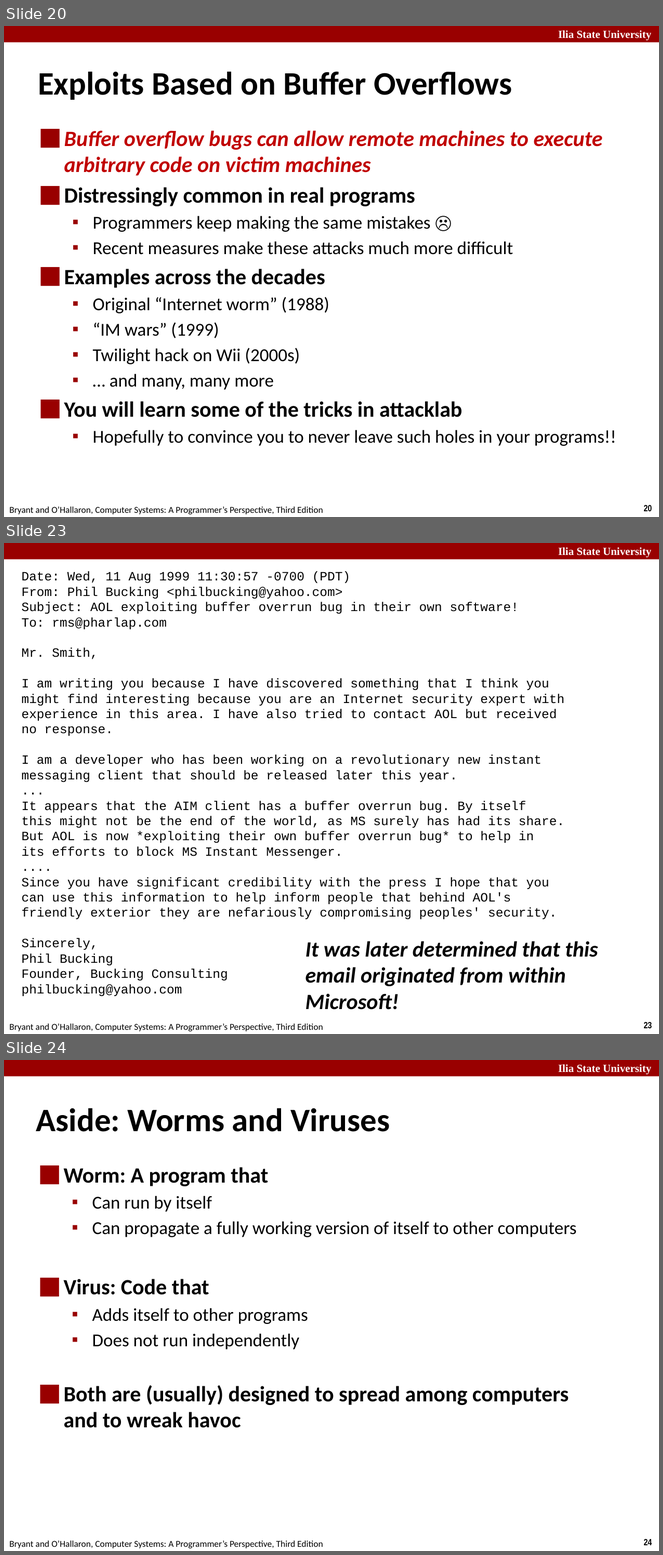
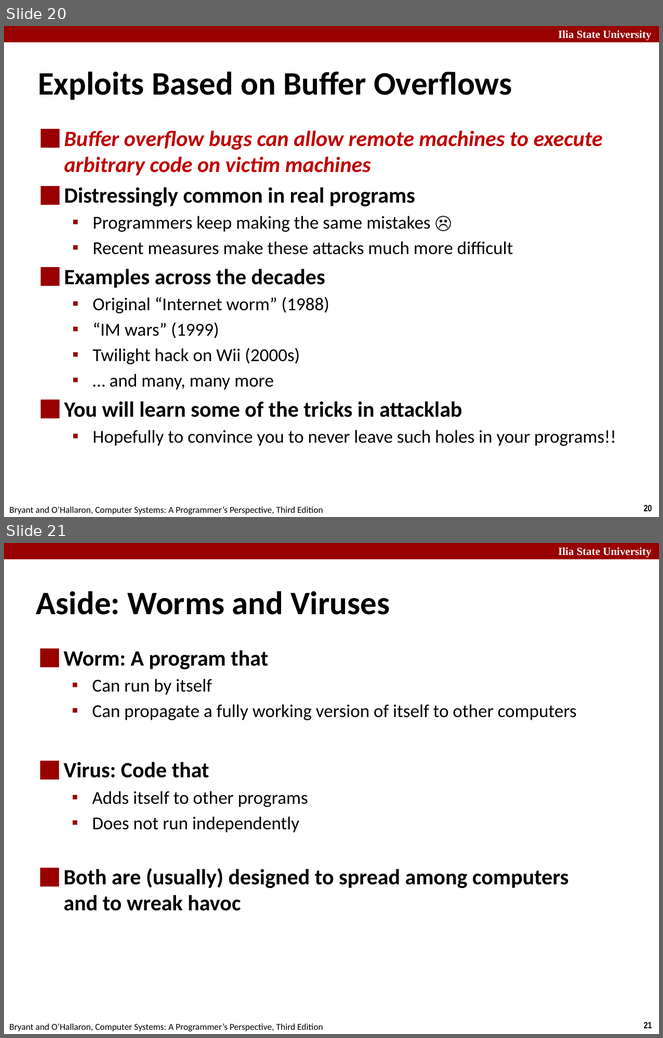
Before and after one commit to abstraction-builder/CE271, a slide deck: week11/machine-advanced.pptx. Shown one above the other, each under a label of ours: slides 20, 23 and 24 before the commit, slides 20 and 21 after it; the slides between them are not shown. The pictures are 663x1555 and 663x1038 pixels, drawn with LibreOffice and Linux fonts; fonts in the diff are those of the drawing. Boxes give left, top, right and bottom in pixels: in the first picture for what was removed or moved away, otherwise in the second. Text is boxed around its words. In the diff, an @@ line names an element or a change of style, - is before the commit and + after.

```diff
--- a/week11/machine-advanced.pptx
+++ b/week11/machine-advanced.pptx
@@ slide 23 removed at box(4, 543, 659, 1034), background #FFFFFF; not listed: 4 template elements that a slide beside it also shows @@
@@ text removed at box(22, 571, 565, 966) @@
-Date: Wed, 11 Aug 1999 11:30:57 -0700 (PDT)
-From: Phil Bucking <philbucking@yahoo.com>
-Subject: AOL exploiting buffer overrun bug in their own software!
-To: rms@pharlap.com
-Mr. Smith,
-I am writing you because I have discovered something that I think you
-might find interesting because you are an Internet security expert with
-experience in this area. I have also tried to contact AOL but received
-no response.
-I am a developer who has been working on a revolutionary new instant
-messaging client that should be released later this year.
-...
-It appears that the AIM client has a buffer overrun bug. By itself
-this might not be the end of the world, as MS surely has had its share.
-But AOL is now *exploiting their own buffer overrun bug* to help in
-its efforts to block MS Instant Messenger.
-....
-Since you have significant credibility with the press I hope that you
-can use this information to help inform people that behind AOL's
-friendly exterior they are nefariously compromising peoples' security.
-Sincerely,
-Phil Bucking
-Founder, Bucking Consulting
-philbucking@yahoo.com
@@ text removed at box(306, 941, 598, 1010) @@
-It was later determined that this email originated from within Microsoft!
@@ what was slide 24 is now slide 21 @@
@@ page number at box(644, 1022, 652, 1029): text changed @@
-24
+21
```
Also in this commit, not shown: 2 other slides removed, 4 other files.
